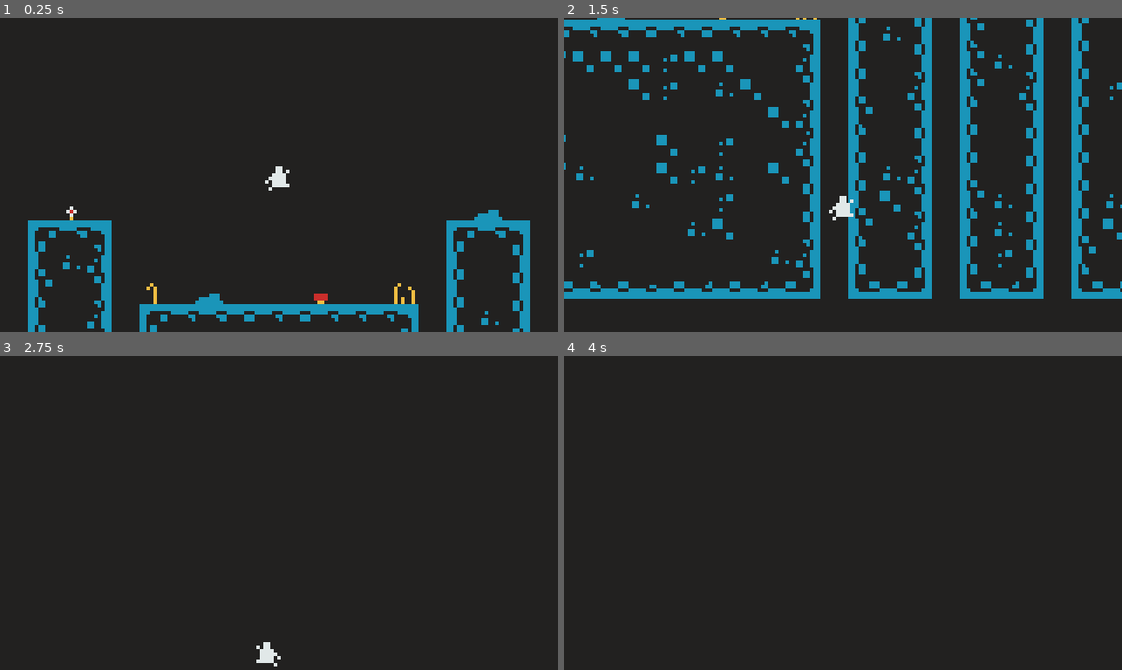
Above: before the commit, frames 1-4 (two rows, left to right).
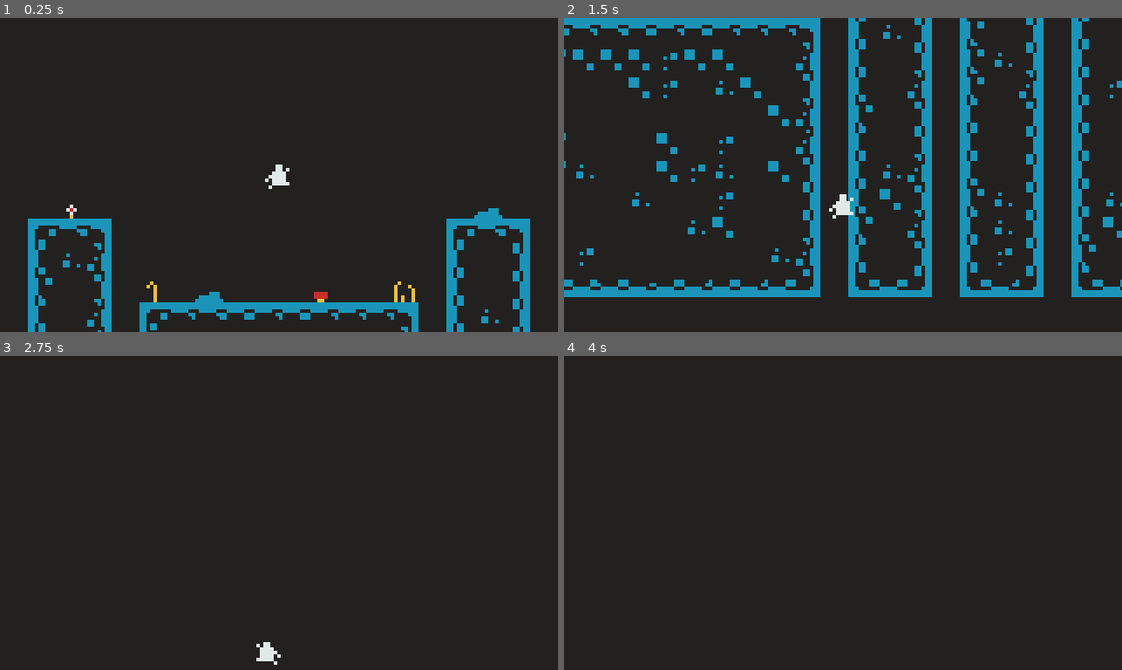
Above: after the commit, the same moments.

Repository: stevepixelface/coyote-time
Game: Godot game, scene res://src/main/Demo.tscn
Same seed, same stepped clock (60 frames per second), same inputs: the game is played once before the commit and once after it.
Inputs:
- Up to frame 1 (0.25 s): no input
- Up to frame 2 (1.5 s): hold Space (jump) 0.53-1.28 s; hold D (move_right) from 0.53 s (still down); tap Space (jump) at 1.35 s
- Up to frame 3 (2.75 s): tap Space (jump) at 1.52, 1.82 s; release D (move_right) at 2.03 s; hold A (move_left) from 2.03 s (still down); hold Space (jump) from 2.03 s (still down)
- Up to frame 4 (4 s): release A (move_left) at 2.78 s; release Space (jump) at 2.78 s; hold D (move_right) from 2.78 s (still down); tap Space (jump) at 2.85, 3.02, 3.32 s; tap Enter at 3.5 s; hold Space (jump) from 3.53 s (still down)

The runs differ from the first frame. In frame 1, 1.6% of the frame differs, in the area x 5-95%, y 46-100%; in frame 2, 4.3%, in the area x 0-100%, y 0-90%; in frame 3, less than 0.1%; in frame 4, nothing differs.

Commit message:
final tidy before vid tut

Diff:
--- a/project.godot
+++ b/project.godot
@@ -17,10 +17,8 @@
 
 window/size/width=320
 window/size/height=180
-window/size/resizable=false
-window/size/borderless=true
-window/size/test_width=1980
-window/size/test_height=1080
+window/size/test_width=1280
+window/size/test_height=720
 window/stretch/mode="viewport"
 window/stretch/aspect="keep"
 
--- a/src/main/Demo.tscn
+++ b/src/main/Demo.tscn
@@ -10,7 +10,7 @@
 [node name="Camera2D" type="Camera2D" parent="Player"]
 current = true
 smoothing_enabled = true
-smoothing_speed = 20.0
+smoothing_speed = 15.0
 
 [node name="TileMap" type="TileMap" parent="."]
 tile_set = ExtResource( 1 )
--- a/src/player/Player.gd
+++ b/src/player/Player.gd
@@ -12,17 +12,17 @@
 onready var jump_sound = $JumpSound
 onready var coyote_timer = $CoyoteTimer
 
-func _process(delta):
-	var move_vector = get_movement_vector()
+func _physics_process(delta):
+	var input_vector = get_input_vector()
 
-	velocity.x += move_vector.x * HORIZONTAL_ACCELERATION * delta
-	if move_vector.x == 0:
+	velocity.x += input_vector.x * HORIZONTAL_ACCELERATION * delta
+	if input_vector.x == 0:
 		velocity.x = lerp(0, velocity.x, pow(2, -50 * delta))
 
 	velocity.x = clamp(velocity.x, -MAX_HORIZONTAL_SPEED, MAX_HORIZONTAL_SPEED)
 
-	if move_vector.y < 0 && (is_on_floor() || !coyote_timer.is_stopped()):
-		velocity.y = move_vector.y * JUMP_SPEED
+	if input_vector.y < 0 && (is_on_floor() || !coyote_timer.is_stopped()):
+		velocity.y = input_vector.y * JUMP_SPEED
 		jump_sound.play()
 
 	if velocity.y < 0 && !Input.is_action_pressed("jump"):
@@ -31,26 +31,27 @@
 		velocity.y += GRAVITY * delta
 
 	var was_on_floor = is_on_floor()
+
 	velocity = move_and_slide(velocity, Vector2.UP)
 
 	if was_on_floor && !is_on_floor():
 		coyote_timer.start()
 
-	update_animation(move_vector)
+	update_animation(input_vector)
 
-func get_movement_vector():
-	var move_vector = Vector2.ZERO
-	move_vector.x = Input.get_action_strength("move_right") - Input.get_action_strength("move_left")
-	move_vector.y = -1 if Input.is_action_just_pressed("jump") else 0
-	return move_vector
+func get_input_vector():
+	var input_vector = Vector2.ZERO
+	input_vector.x = Input.get_action_strength("move_right") - Input.get_action_strength("move_left")
+	input_vector.y = -1 if Input.is_action_just_pressed("jump") else 0
+	return input_vector
 
-func update_animation(move_vector):
+func update_animation(input_vector):
 	if !is_on_floor():
 		animated_sprite.play("jump")
-	elif move_vector.x != 0:
+	elif input_vector.x != 0:
 		animated_sprite.play("run")
 	else:
 		animated_sprite.play("idle")
 
-	if move_vector.x != 0:
-		animated_sprite.flip_h = true if move_vector.x < 0 else false
+	if input_vector.x != 0:
+		animated_sprite.flip_h = true if input_vector.x < 0 else false
--- a/src/player/Player.tscn
+++ b/src/player/Player.tscn
@@ -16,15 +16,15 @@
 "name": "idle",
 "speed": 5.0
 }, {
+"frames": [ ExtResource( 2 ), ExtResource( 3 ), ExtResource( 6 ), ExtResource( 5 ) ],
+"loop": true,
+"name": "run",
+"speed": 12.0
+}, {
 "frames": [ ExtResource( 4 ) ],
 "loop": false,
 "name": "jump",
 "speed": 5.0
-}, {
-"frames": [ ExtResource( 2 ), ExtResource( 3 ), ExtResource( 6 ), ExtResource( 5 ) ],
-"loop": true,
-"name": "run",
-"speed": 12.0
 } ]
 
 [sub_resource type="RectangleShape2D" id=2]
